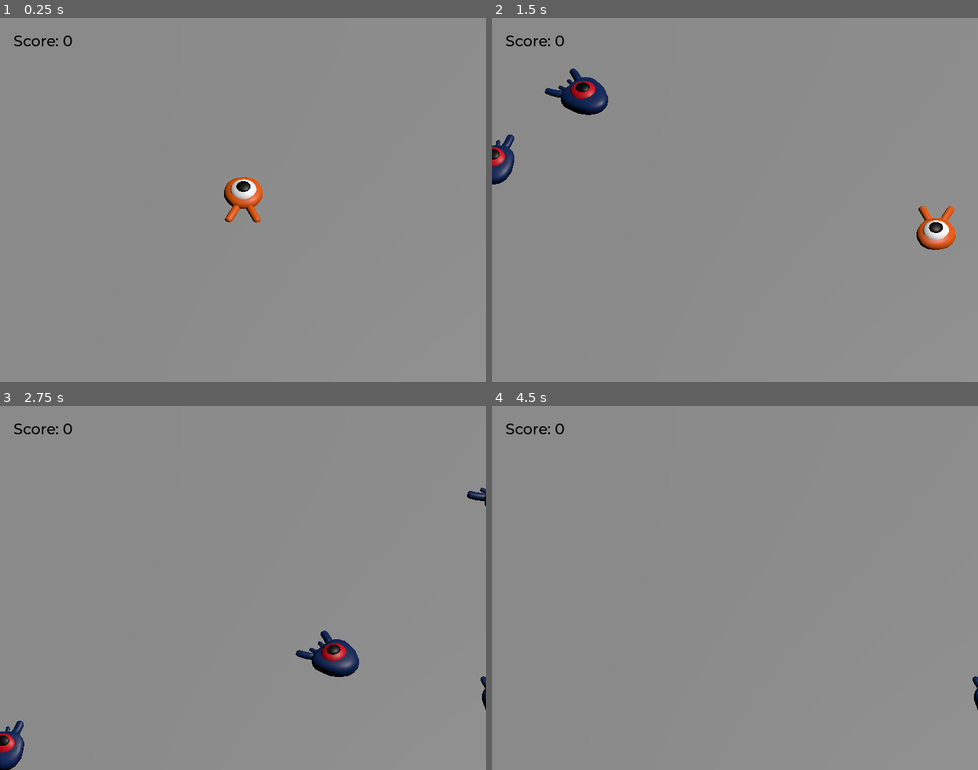
Above: before the commit, frames 1-4 (two rows, left to right).
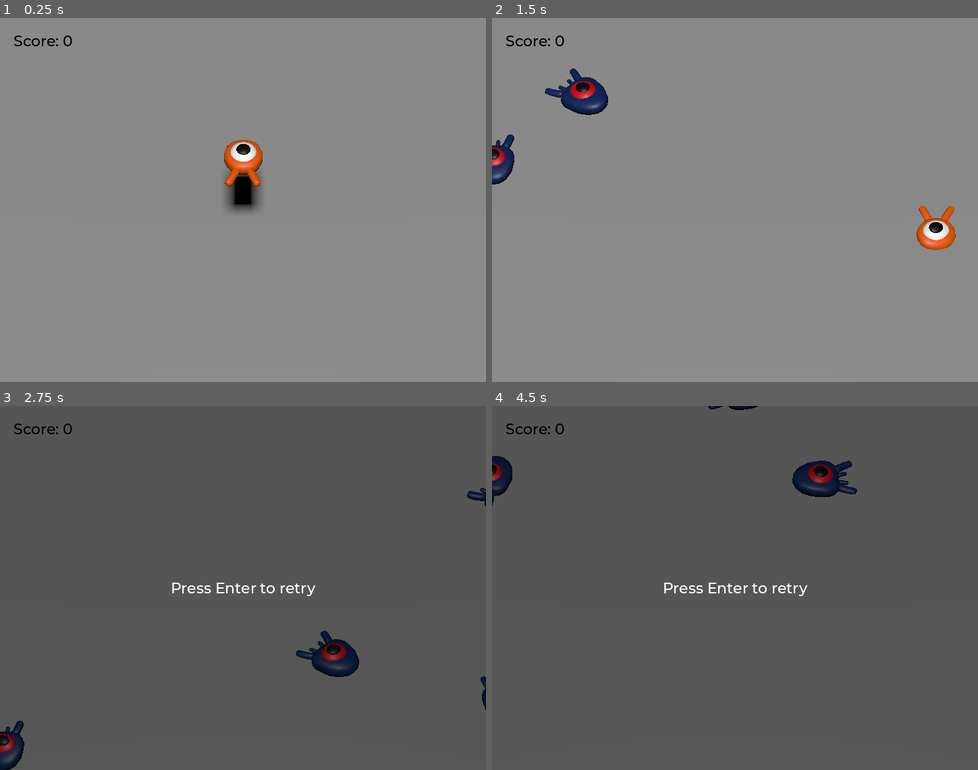
Above: after the commit, the same moments.

Repository: chiangwanyi/godot_04_squash_the_creeps_start
Game: Godot game, scene res://main.tscn
Same seed, same stepped clock (60 frames per second), same inputs: the game is played once before the commit and once after it.
Inputs:
- Up to frame 1 (0.25 s): no input
- Up to frame 2 (1.5 s): tap Enter (ui_accept) at 0.5, 1.35 s; hold D (move_right) 0.53-1.28 s; hold Enter (ui_accept) 0.53-1.28 s; tap Space (jump) at 0.77 s; hold S (move_down) from 1.28 s (still down)
- Up to frame 3 (2.75 s): tap Space (jump) at 1.52 s; release S (move_down) at 2.03 s; hold D (move_right) from 2.03 s (still down); hold Enter (ui_accept) from 2.03 s (still down)
- Up to frame 4 (4.5 s): release D (move_right) at 2.78 s; release Enter (ui_accept) at 2.78 s; hold W (move_up) 2.78-3.53 s; tap Enter (ui_accept) at 2.85, 4.35 s; tap Space (jump) at 3.02, 3.77 s; hold Enter (ui_accept) 3.53-4.28 s; hold A (move_left) from 3.53 s (still down)

The runs differ from the first frame. In frame 1, 1.4% of the frame differs, in the area x 46-55%, y 33-57%; in frame 2, 1.0%; in frame 3, 99%; in frame 4, 100%, in the area x 0-100%, y 0-100%.

Commit message:
播放音效

Diff:
--- a/main.gd
+++ b/main.gd
@@ -2,6 +2,8 @@
 
 @export var mob_scene: PackedScene
 
+func _ready():
+	$UserInterface/Retry.hide()
 
 func _on_mob_timer_timeout():
 	# Create a new instance of the Mob scene.
@@ -24,3 +26,11 @@
 
 func _on_player_hit():
 	$MobTimer.stop()
+
+	$UserInterface/Retry.show()
+
+func _unhandled_input(event):
+	# 预设键位，win平台通常指 Enter/Space
+	if event.is_action_pressed("ui_accept") and $UserInterface/Retry.visible:
+		# This restarts the current scene.
+		get_tree().reload_current_scene()
--- a/main.tscn
+++ b/main.tscn
@@ -45,11 +45,11 @@
 mesh = SubResource("BoxMesh_w1ej8")
 
 [node name="DirectionalLight3D" type="DirectionalLight3D" parent="."]
-transform = Transform3D(0.0242244, -0.866025, 0.499413, 0.041958, 0.5, 0.865008, -0.998826, 4.10276e-08, 0.0484489, -0.238112, 18.6595, 1.31706)
+transform = Transform3D(1, 0, 0, 0, 0.5, 0.866025, 0, -0.866025, 0.5, 0, 20, 0)
 shadow_enabled = true
 
 [node name="Player" parent="." instance=ExtResource("1_6powh")]
-transform = Transform3D(1, 0, 0, 0, 1, 0, 0, 0, 1, 0, 0, -12)
+transform = Transform3D(1, 0, 0, 0, 1, 0, 0, 0, 1, 0, 5.45558, -12)
 
 [node name="CameraPivot" type="Marker3D" parent="."]
 transform = Transform3D(1, 0, 0, 0, 1, 0, 0, 0, 1, 0, 0, 5)
@@ -89,9 +89,11 @@
 
 [node name="UserInterface" type="Control" parent="."]
 layout_mode = 3
-anchors_preset = 0
-offset_right = 200.0
-offset_bottom = 200.0
+anchors_preset = 15
+anchor_right = 1.0
+anchor_bottom = 1.0
+grow_horizontal = 2
+grow_vertical = 2
 theme = SubResource("Theme_arnnp")
 
 [node name="ScoreLabel" type="Label" parent="UserInterface"]
@@ -104,5 +106,29 @@
 text = "Score: 0"
 script = ExtResource("5_jrs7b")
 
+[node name="Retry" type="ColorRect" parent="UserInterface"]
+layout_mode = 1
+anchors_preset = 15
+anchor_right = 1.0
+anchor_bottom = 1.0
+grow_horizontal = 2
+grow_vertical = 2
+color = Color(0, 0, 0, 0.376471)
+
+[node name="Label" type="Label" parent="UserInterface/Retry"]
+layout_mode = 1
+anchors_preset = 8
+anchor_left = 0.5
+anchor_top = 0.5
+anchor_right = 0.5
+anchor_bottom = 0.5
+offset_left = -20.0
+offset_top = -14.0
+offset_right = 20.0
+offset_bottom = 14.0
+grow_horizontal = 2
+grow_vertical = 2
+text = "Press Enter to retry"
+
 [connection signal="hit" from="Player" to="." method="_on_player_hit"]
 [connection signal="timeout" from="MobTimer" to="." method="_on_mob_timer_timeout"]
--- /dev/null
+++ b/music_player.tscn
@@ -0,0 +1,7 @@
+[gd_scene load_steps=2 format=3 uid="uid://s88igd1r274n"]
+
+[ext_resource type="AudioStream" uid="uid://y6lpup17xpki" path="res://art/House In a Forest Loop.ogg" id="1_wxe77"]
+
+[node name="MusicPlayer" type="AudioStreamPlayer"]
+stream = ExtResource("1_wxe77")
+autoplay = true
--- a/project.godot
+++ b/project.godot
@@ -14,6 +14,10 @@
 run/main_scene="res://main.tscn"
 config/features=PackedStringArray("4.1")
 config/icon="res://icon.png"
+
+[autoload]
+
+MusicPlayer="*res://music_player.tscn"
 
 [display]
 
